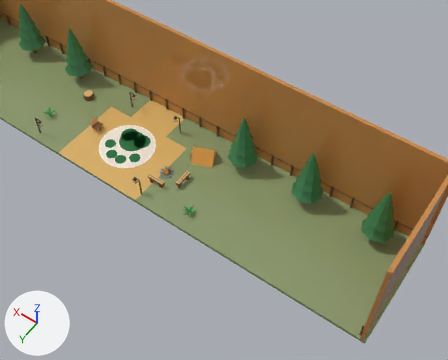
One commit to the glTF model assets/cat-cafe/exports/CatCafe_Camp_WoodsF85.glb: the scene before it, then after it.
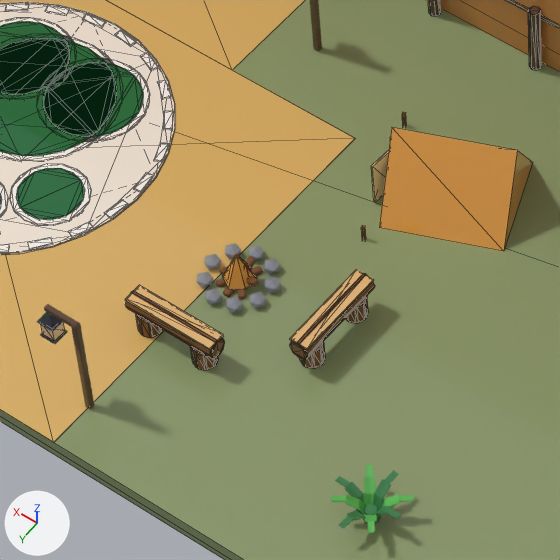
Each version is shown from a 50 mm lens placed at (-88.4, -180.5, 131.0), pointed at (-28.8, -264.1, -0.3), then close up on the part from 28% to 50% of the width and 35% to 61% of the height. Lighting does not change. The marker at lower left points along +X, +Y and +Z. The first two pictures are the older version. The close-ups show mesh edges as thin lines. Vertices at exactly the same position are counted once.

In view in the first close-up: 'CatCafe_Camp_WoodsF85', 'CatCafe_Camp_WoodsF85_001_Tent', 'CatCafe_Camp_WoodsF85_002_Campfire', 'CatCafe_Camp_WoodsF85_002_Campfire_Glow', 'CatCafe_Camp_WoodsF85_003_LogBench', 'CatCafe_Camp_WoodsF85_004_LogBench', 'CatCafe_Camp_WoodsF85_005_Lantern', 'CatCafe_Camp_WoodsF85_017_Fern' and 3 more.
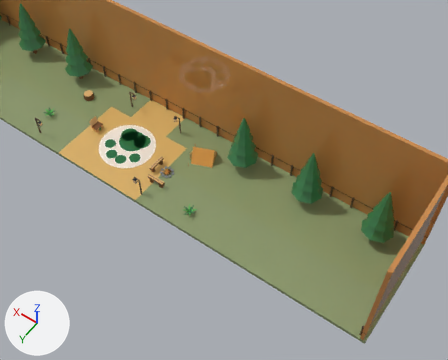
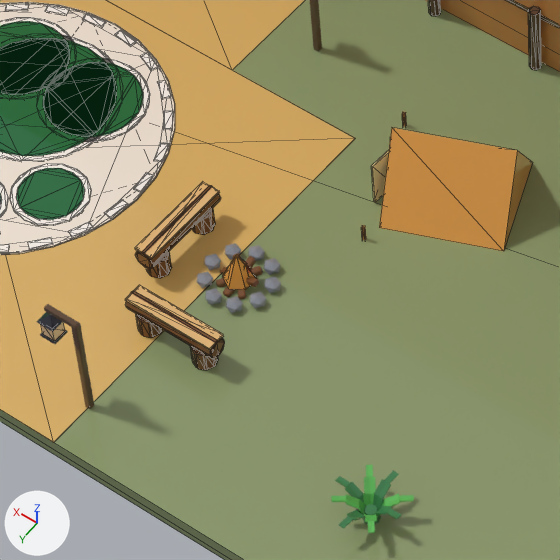
The change in detail:
me_catcafe_woods_logbench_003 is used by ob_catcafe_camp_woodsf85_004_logbench; location (0.0, 0.0, 0.0).
me_catcafe_woods_logbench_003 had 152 vertices, 288 faces and spanned x -21.08..-19.92, y -259.5..-254.5, z 0.0..2.08.
me_catcafe_woods_logbench_003 now has 152 vertices, 288 faces and spans x -12.08..-10.92, y -259.5..-254.5, z 0.0..2.08.
me_catcafe_woods_logbench_003 part 1: the whole mesh is moved by (9.0, 0.0, 0.0).

Changed parts and their boxes [x1, y1, x2, y2] in the close-ups (560 x 560 px):
'CatCafe_Camp_WoodsF85_004_LogBench', moved: before [290, 269, 375, 368]; after [135, 181, 221, 278]
